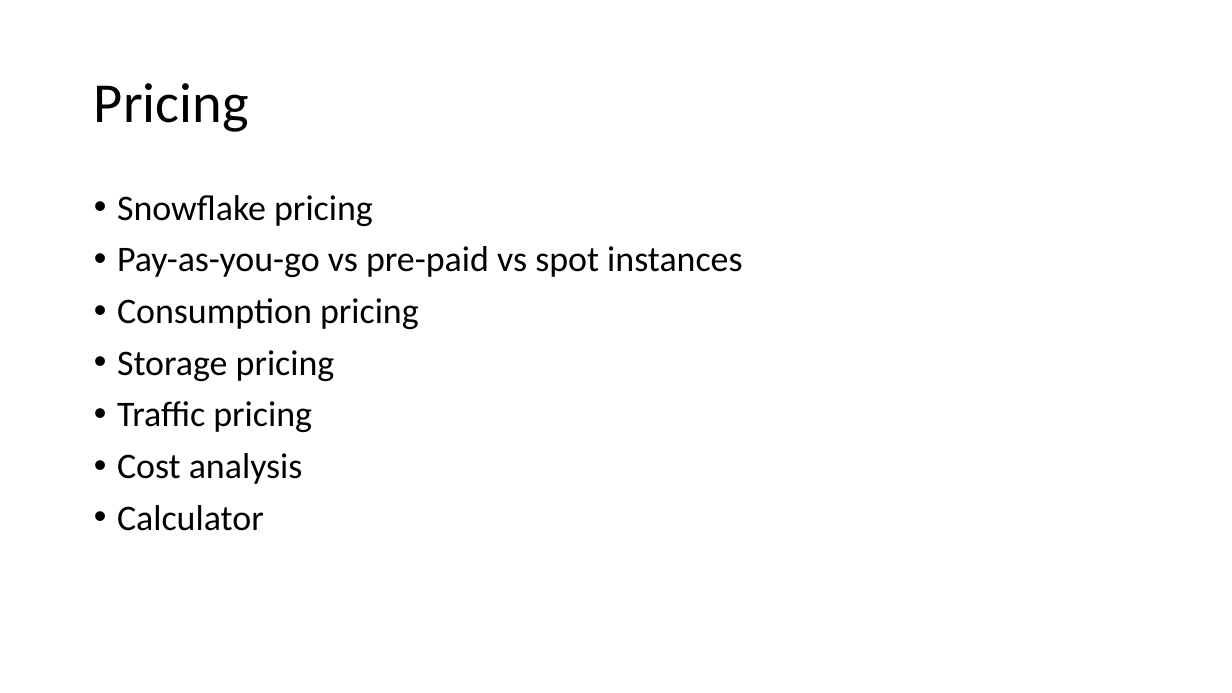
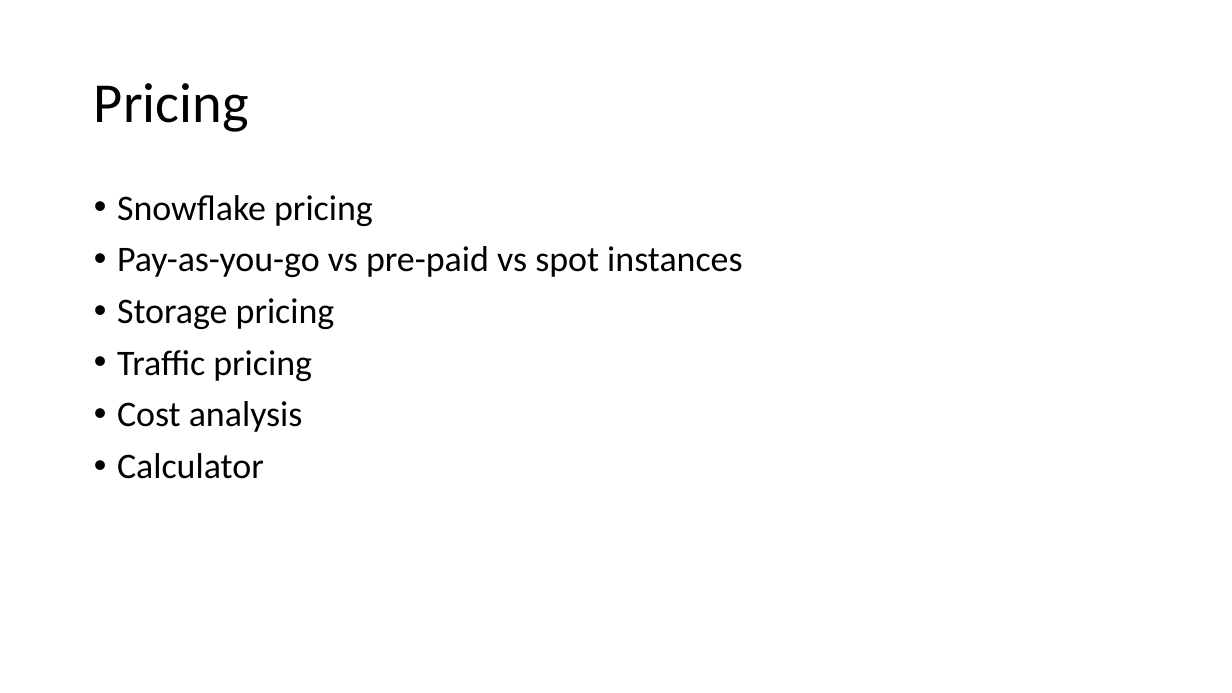
Before and after one commit to v1r7u/cloud_computing_old, a slide deck: slide 4 of presentations/05_Monitoring_Pricing.pptx. Drawn at 1232x693 pixels with LibreOffice and Linux fonts; fonts in the diff are those of the drawing. Boxes give left, top, right and bottom in pixels: in the first picture for what was removed or moved away, otherwise in the second. Text is boxed around its words. In the diff, an @@ line names an element or a change of style, - is before the commit and + after.

```diff
--- a/presentations/05_Monitoring_Pricing.pptx
+++ b/presentations/05_Monitoring_Pricing.pptx
@@ text at <box>117,298,419,329</box>: paragraph removed @@
-• Consumption pricing
```
Also in this commit, not shown: 2 other slides changed, 4 other files.
